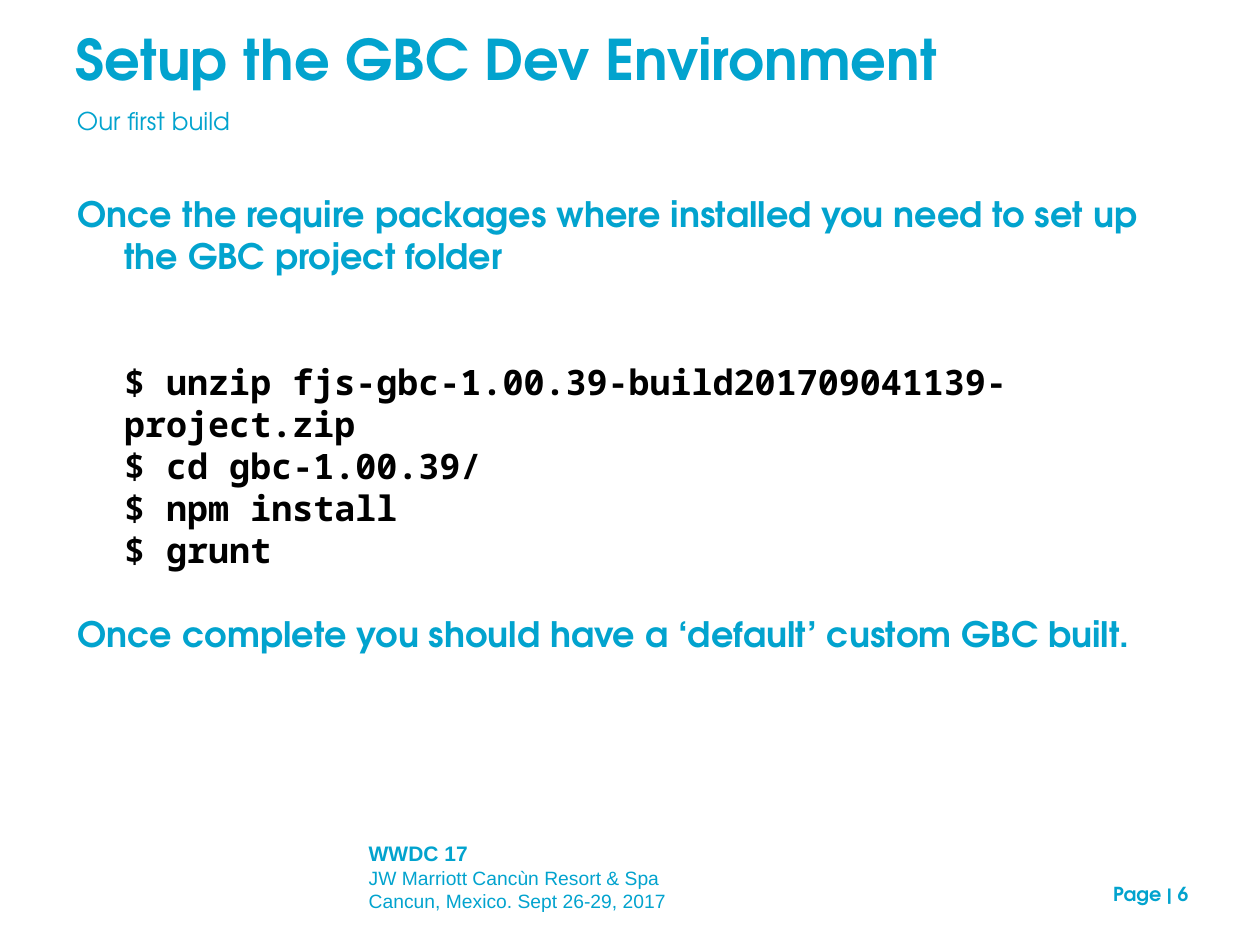
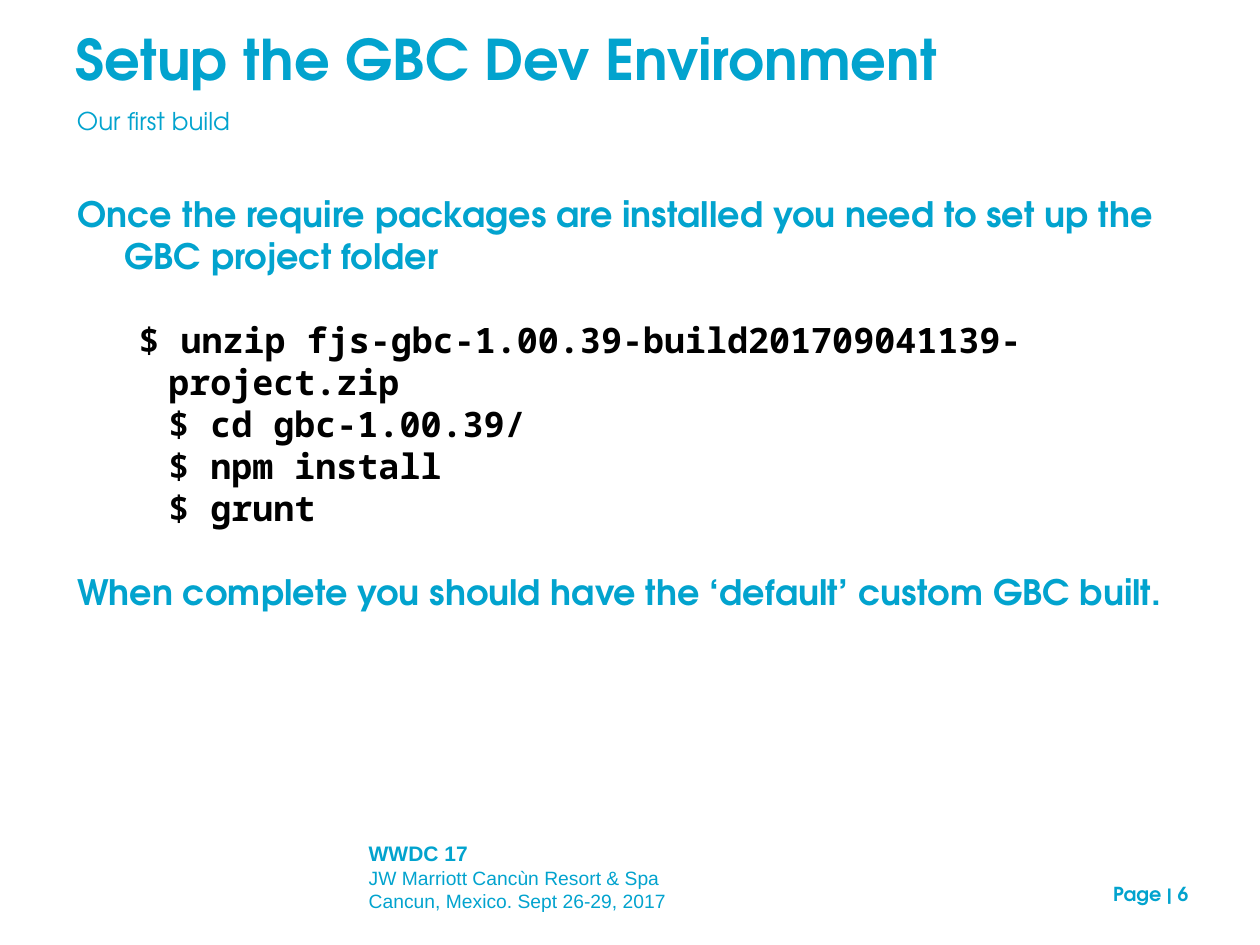
Before and after one commit to neilm-fourjs/njms_demos310, a slide deck: slide 6 of gbc/presentation/GBC_customization_draft.ppt. Drawn at 1260x945 pixels with LibreOffice and Linux fonts; fonts in the diff are those of the drawing; background and template pictures are left out. Boxes give left, top, right and bottom in pixels: in the first picture for what was removed or moved away, otherwise in the second. Text is boxed around its words. In the diff, an @@ line names an element or a change of style, - is before the commit and + after.

```diff
--- a/gbc/presentation/GBC_customization_draft.ppt
+++ b/gbc/presentation/GBC_customization_draft.ppt
@@ text at [77, 200, 1153, 276]: text changed @@
-Once the require packages where installed you need to set up the GBC project folder
+Once the require packages are installed you need to set up the GBC project folder
@@ text at [168, 326, 1022, 530]: indent changed @@
@@ text at [77, 578, 1161, 612]: text changed @@
-Once complete you should have a ‘default’ custom GBC built.
+When complete you should have the ‘default’ custom GBC built.
```
Also in this commit, not shown: 8 other slides changed, 1 slide added, 2 other files.
